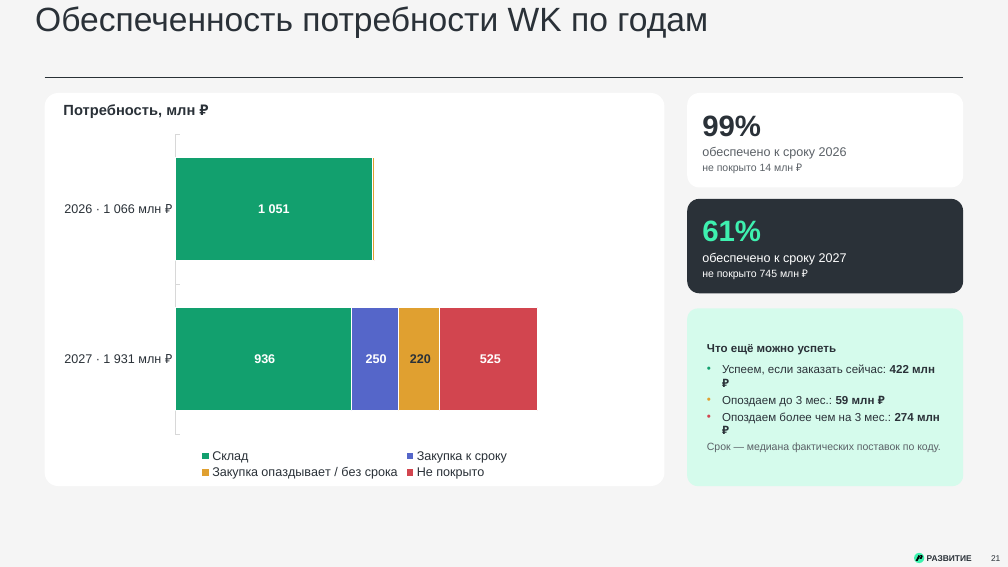
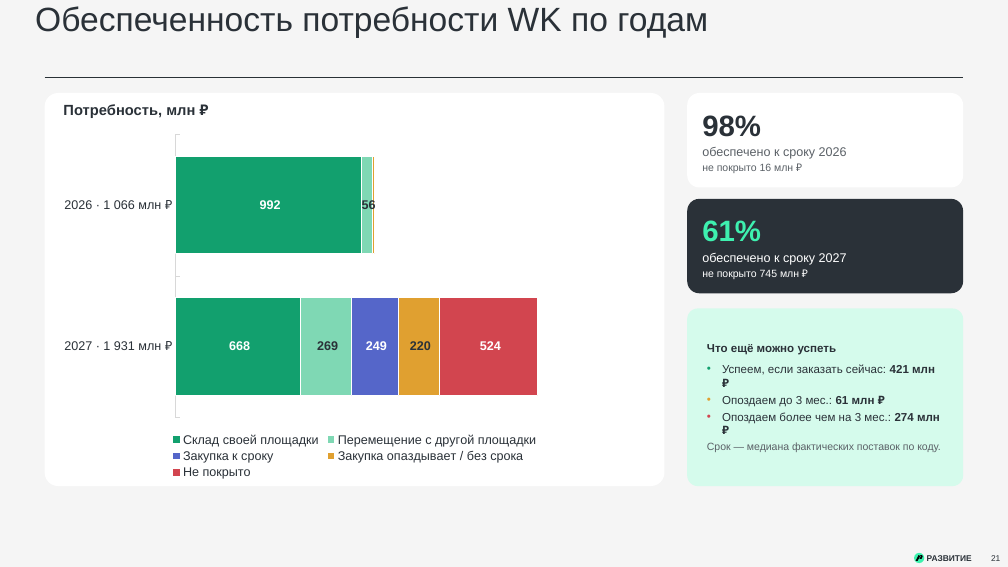
Before and after one commit to victorekuznetsov/TZ, a slide deck: slide 21 of exports/WK_ispolnenie_2024-2026_plan_2027.pptx. Drawn at 1008x567 pixels with LibreOffice and Linux fonts; fonts in the diff are those of the drawing. Boxes give left, top, right and bottom in pixels: in the first picture for what was removed or moved away, otherwise in the second. Text is boxed around its words. In the diff, an @@ line names an element or a change of style, - is before the commit and + after.

```diff
--- a/exports/WK_ispolnenie_2024-2026_plan_2027.pptx
+++ b/exports/WK_ispolnenie_2024-2026_plan_2027.pptx
@@ text at [702,115,761,137]: text changed @@
-99%
+98%
@@ bar stacked chart at [52,127,657,482] @@
-Склад: 1051, 936
+Склад своей площадки: 992, 668
-Закупка к сроку: 1, 250
+Перемещение с другой площадки: 56, 269
@@ colour of Перемещение с другой площадки #5566C9 to #7FD8B4 @@
@@ data labels of Перемещение с другой площадки changed @@
-Закупка опаздывает / без срока: 8, 220
+Закупка к сроку: 1, 249
@@ colour of Закупка к сроку #E0A030 to #5566C9 @@
@@ data labels of Закупка к сроку changed @@
-Не покрыто: 6, 525
+Закупка опаздывает / без срока: 10, 220
@@ colour of Закупка опаздывает / без срока #D2454F to #E0A030 @@
@@ data labels of Закупка опаздывает / без срока changed @@
+Не покрыто: 7, 524
@@ text at [702,163,793,173]: text changed @@
-не покрыто 14 млн ₽
+не покрыто 16 млн ₽
@@ text in rounded rectangle at [722,364,935,407]: text changed @@
-• Успеем, если заказать сейчас: 422 млн ₽
-• Опоздаем до 3 мес.: 59 млн ₽
+• Успеем, если заказать сейчас: 421 млн ₽
+• Опоздаем до 3 мес.: 61 млн ₽
```
Also in this commit, not shown: 11 other slides changed, 2 slides added, 1 slide removed, 2 other files.
